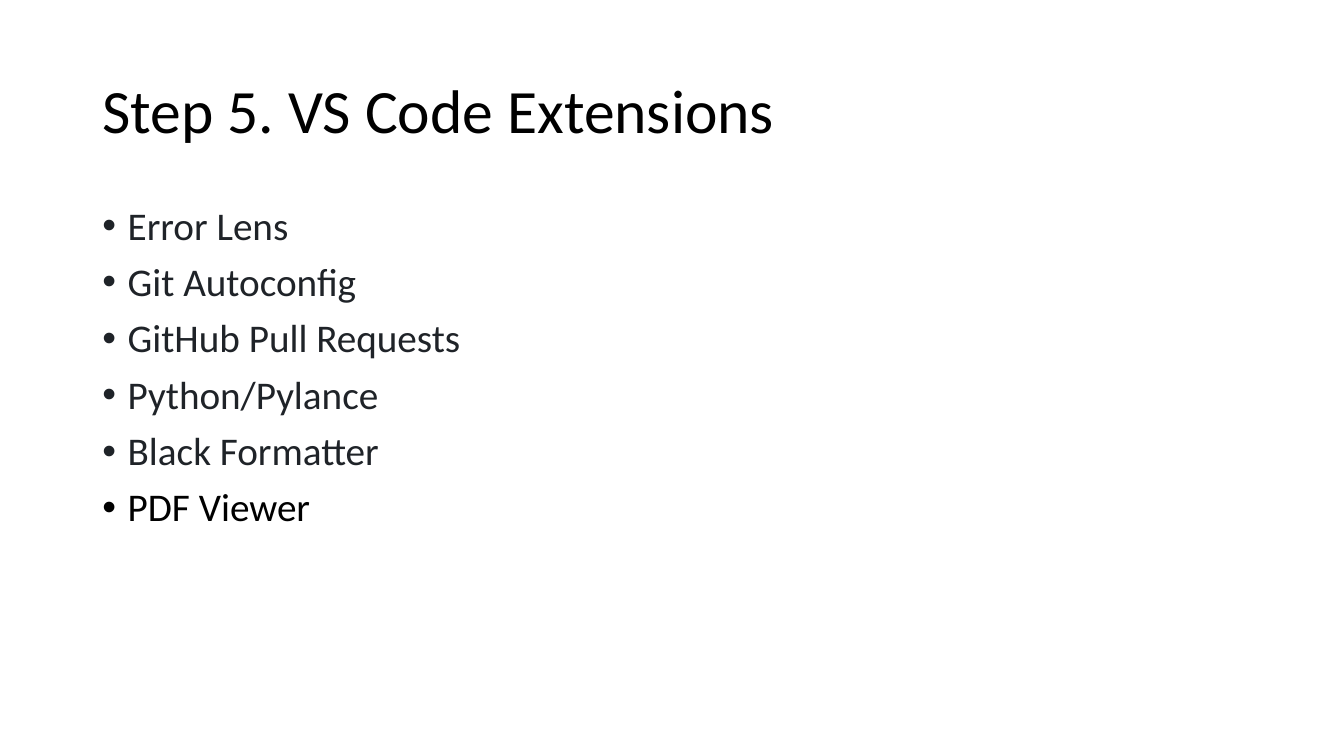
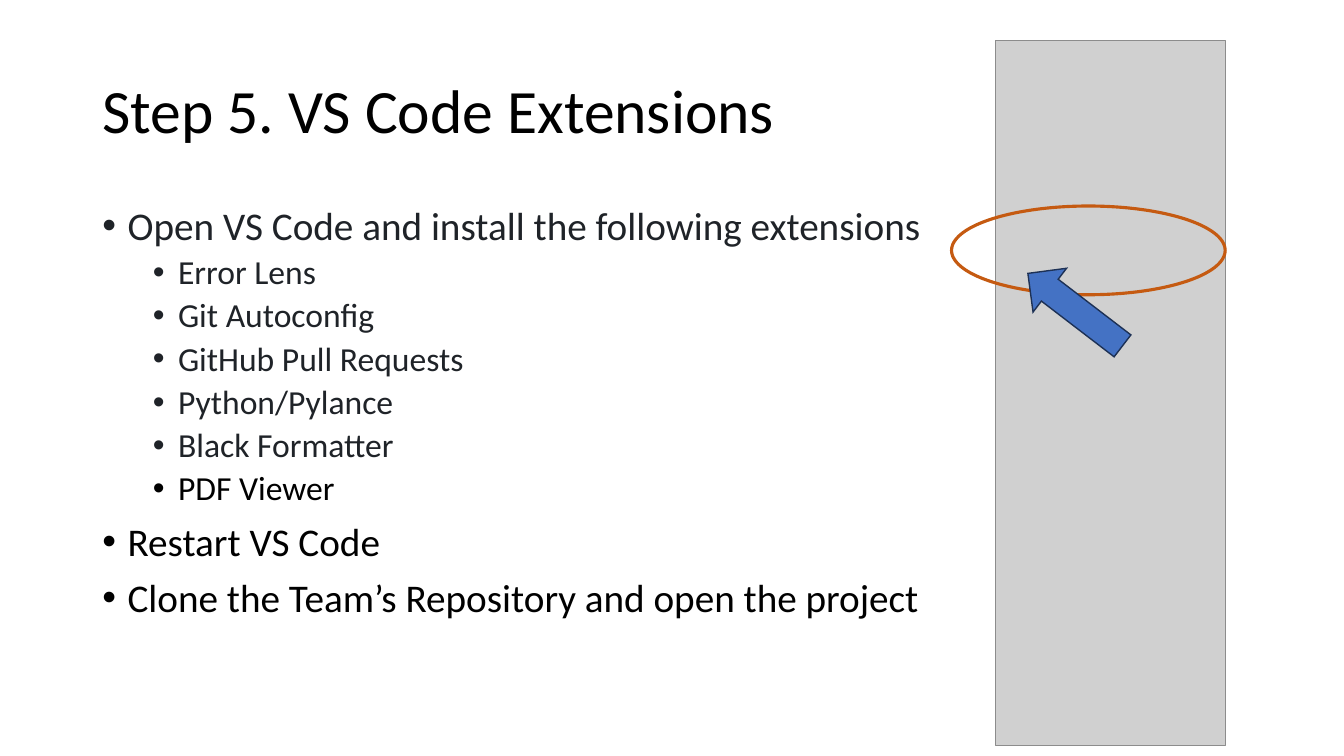
Before and after one commit to FLL-Team-24277/FLL-Fall-2023-Masterpiece, a slide deck: slide 6 of help/Laptop Setup.pptx. Drawn at 1344x756 pixels with LibreOffice and Linux fonts; fonts in the diff are those of the drawing; grey boxes stand for pictures. Boxes give left, top, right and bottom in pixels: in the first picture for what was removed or moved away, otherwise in the second. Text is boxed around its words. In the diff, an @@ line names an element or a change of style, - is before the commit and + after.

```diff
--- a/help/Laptop Setup.pptx
+++ b/help/Laptop Setup.pptx
@@ picture added at box(996, 40, 1226, 746) @@
@@ ellipse added at box(952, 206, 1226, 294), outline #C55A11 2.25 pt @@
@@ text at box(128, 212, 920, 247): paragraph added @@
+• Open VS Code and install the following extensions
@@ text at box(178, 262, 464, 501): size 28 to 24 pt in "Error Lens", "Git Autoconfig", "GitHub Pull Requests", "Python/Pylance" and 2 more places; list level 1 to 2 in "Error Lens"; list level 1 to 2 in "Git Autoconfig"; list level 1 to 2 in "GitHub Pull Requests"; list level 1 to 2 in "Python/Pylance"; list level 1 to 2 in "Black Formatter"; list level 1 to 2 in "PDF Viewer" @@
@@ left arrow added at box(1012, 252, 1140, 368), fill #4472C4, outline #1E3256 1 pt @@
@@ text at box(128, 528, 919, 619): paragraphs added @@
+• Restart VS Code
+• Clone the Team’s Repository and open the project
```
Also in this commit, not shown: 10 other slides changed, 5 slides added.
